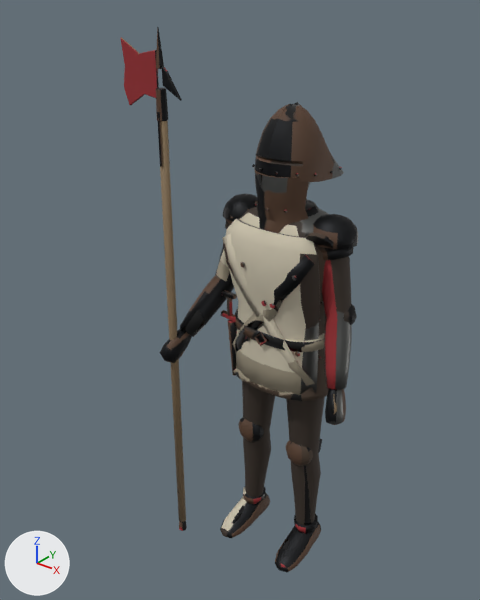
The Blender file Assets/Models/ArtBible/Enemies/Late/SalletHalberdier/SalletHalberdier.blend, before and after one commit.
Before and after are seen from a 50 mm lens placed at (1.25, -1.83, 2.19), pointed at (-0.18, -0.05, 1.08). Lighting does not change. The marker at lower left points along +X, +Y and +Z. The first picture is the older version.

The scene before the commit, as lines of its bpy script (objects in view):
```python
me_sallethalberdier = bpy.data.meshes.new('SalletHalberdier')
me_sallethalberdier.from_pydata(...)  # 3416 vertices, 3729 faces; spans x -0.5..0.33, y -0.32..0.3, z 0.0..2.05
me_sallethalberdier.polygons.foreach_set('use_smooth', [True] * 3729)
me_sallethalberdier.materials.append(mat_sallethalberdier)
ob_sallethalberdier = bpy.data.objects.new('SalletHalberdier', me_sallethalberdier)
ob_sallethalberdier.location = (0.0, 0.0, 0.0)
```
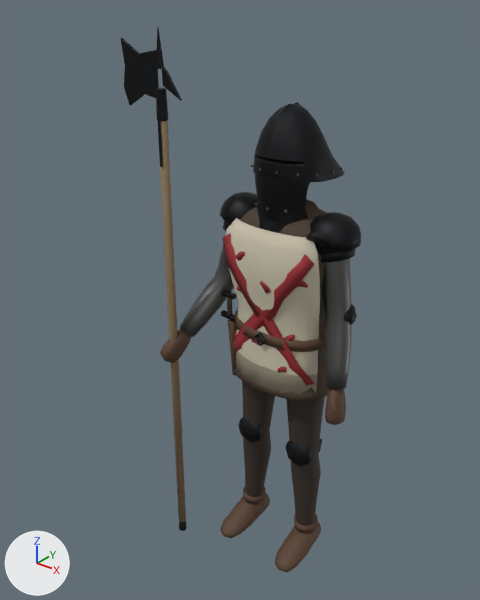
What changed in the scene script:
```text
Change me_sallethalberdier:
    used by ob_sallethalberdier; location = (0.0, 0.0, 0.0)
    remove me_sallethalberdier.from_pydata(...)  # 3416 vertices, 3729 faces; spans x -0.5..0.33, y -0.32..0.3, z 0.0..2.05
    add me_sallethalberdier.from_pydata(...)  # 3464 vertices, 3649 faces; spans x -0.5..0.33, y -0.32..0.3, z 0.0..2.05
    me_sallethalberdier part 1: 7 loose pieces with 84 vertices, spanning x -0.08..0.15, y -0.18..0.15, z 0.98..1.31, are deleted
    me_sallethalberdier part 2: 95 vertices moved from x -0.27..0.27, y -0.12..0.08, z 1.0..1.63 to x -0.28..0.28, y -0.12..0.09, z 1.0..1.63; 169 vertices removed from x -0.26..0.26, y -0.16..0.19, z 0.98..1.63; 301 vertices added at x -0.27..0.27, y -0.17..0.19, z 0.9..1.63
    me_sallethalberdier part 3: 2720 kept faces spanning x -0.5..0.33, y -0.32..0.3, z 0.0..2.05 get new texture (UV) coordinates
```

Changed parts and their boxes [x1, y1, x2, y2] in the pictures (480 x 600 px; the box of a moved part takes in the faces that stretch with it):
'SalletHalberdier', reshaped
    before: [121, 27, 358, 572]
    after: [121, 27, 361, 572]
part 1 of me_sallethalberdier, deleted
    before: [240, 262, 275, 309]
part 2 of me_sallethalberdier, moved or reshaped
    before: [223, 164, 358, 357]
    after: [220, 164, 361, 373]
part 3 of me_sallethalberdier, surface changed
    both: [121, 33, 357, 572]
